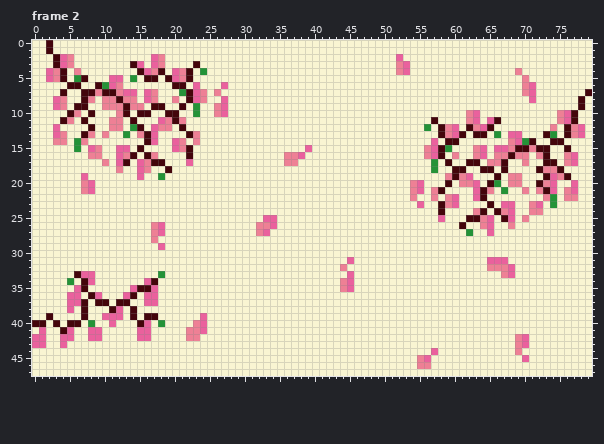
Pixel-art file -- Project Games/Project Mini Farm Simulator/Aseprite/season UI/spring/spring_sunny.aseprite. That is the earlier state.
80x48 pixels, 20 frames. Shown: frame 2. The commit also changed other frames, which this record leaves out.
New version:
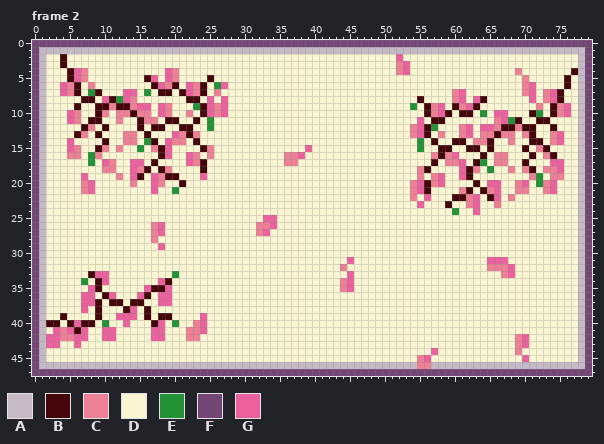
Palette (. is transparent): A #c5b9c6  B #44050b  C #ee8095  D #f9f5d2  E #249337  F #734676  G #ea619d
Change:
Changed rows in their new state; - is an unchanged pixel.
Frame 2, layers "trees", "background":
first column x 0:
 0 FFFFFFFFFFFFFFFFFFFFFFFFFFFFFFFFFFFFFFFFFFFFFFFFFFFFFFFFFFFFFFFFFFFFFFFFFFFFFFFF
 1 FAAAAAAAAAAAAAAAAAAAAAAAAAAAAAAAAAAAAAAAAAAAAAAAAAAAAAAAAAAAAAAAAAAAAAAAAAAAAAAF
 2 FA-DBD-----------DD-----------------------------------------------------------AF
 3 FA-DBD--------DD-DD----D------------------------------------------------------AF
 4 FADDDBGC-------DDDDGCDD-D----------------------------------------------------BAF
 5 FADDDBGC---DD-D--G-GCDD--B--------------------------------------------------B-AF
 6 FA--GC--CDDDD----BGC-DGCB-E-------------------------------------------------B-AF
 7 FA--GCBDEBDDD---EDBB-BGCB-----------------------------------CG-----------CGB--AF
 8 FA-DD---B-GBEG--DD--D--BDG-----------------------------B----CG-GB--------CGB--AF
 9 FA-DD--D-BB-B--GGDGC-D--BG----------------------------E-BCG-BCGB--------C-BCG-AF
10 FA---G--DBC--CBCC-GCD-CDBG------------------------------BCGB-BBDE-GG---BE-B--DAF
11 FA--DGCDBB-D--DBCCDB-D-B-E-----------------------------G--B---DD-DCGEB--BB-DDDAF
12 FA-D---BC-BDD-D--BBD--B--E----------------------------CGBEDDDCGD-GCBBCBB--B-DDAF
13 FA-DD-BCDBD--CCD-D--GC--------------------------------CGB-CDDCGDCCBCCDCB-DCGDDAF
14 FA-DDGDD--B--CC-EB-GC--B-------------------------------E-B-D-B-CCB---DD-B-CG--AF
15 FA---GC-DBC-CD-E-CBGDDD-BC-----------------------------EDD-B--BBDBDDDD-DC---D-AF
16 FA---CC-E---DDD-DDBG--GC-C------------------------------DC-CG--DB---DDDBDCB-DDAF
17 FA------E-GCDDG-D-D----CB--------------------------------B-CCGD-ED-C--B--DGGDDAF
18 FA--------CCD-GCB-BC----B------------------------------CBD--DGBCDE-DC-CBD--G--AF
19 FA----------C-GB-GCBB---G------------------------------C-CGDDGB---D-DD-CEDC-D-AF
20 FA------------C--GC--B----------------------------------BCGD-DDB-GG-D-G-E----DAF
21 FA---------------G--E-----------------------------------BDD--CBD--GD-C--DC--DDAF
22 FA------------------------------------------------------GD-DBBC-DBG-C----DD-DDAF
23 FA--------------------------------------------------------DBD-CG-DCDD--DD-D---AF
24 FA--------------------------------------------------------D-E--GD-DDD--DD-----AF
25 FA--------------------------------------------------------D---DDDD-DD-D-------AF
26 FA-----------------------------------------------------------D--DD--D---------AF
27 FA------------------------------------------------------------D--D------------AF
28 FA----------------------------------------------------------------------------AF
29 FA----------------------------------------------------------------------------AF
30 FA----------------------------------------------------------------------------AF
31 FA----------------------------------------------------------------------------AF
32 FA----------------------------------------------------------------------------AF
33 FA----DDBGG-------D-E---------------------------------------------------------AF
34 FA---D-EDBG-----DDGB----------------------------------------------------------AF
35 FA----DDGB----DDGBBG----------------------------------------------------------AF
36 FA---DDGGDBG-DDGBDGG----------------------------------------------------------AF
37 FA---DDGG-DB-DBBDDGG----------------------------------------------------------AF
38 FA---D-G-B-DDBG-B-------------------------------------------------------------AF
39 FAD-B--D-BDD-GG--DBB----------------------------------------------------------AF
40 FAB---GBB-ED-G-DDBG-E---------------------------------------------------------AF
41 FA-GC-BGDDGG---DDGG-----------------------------------------------------------AF
42 FAGGCCGGDDGG---DDGG-----------------------------------------------------------AF
43 FAGGD-G-----------------------------------------------------------------------AF
44 FA----------------------------------------------------------------------------AF
45 FA----------------------------------------------------------------------------AF
46 FAAAAAAAAAAAAAAAAAAAAAAAAAAAAAAAAAAAAAAAAAAAAAAAAAAAAAA--AAAAAAAAAAAAAAAAAAAAAAF
47 FFFFFFFFFFFFFFFFFFFFFFFFFFFFFFFFFFFFFFFFFFFFFFFFFFFFFFFFFFFFFFFFFFFFFFFFFFFFFFFF
Where, in picture pixels (left, top, right, bottom), the same in both pictures:
changed: (32, 40, 592, 376)
